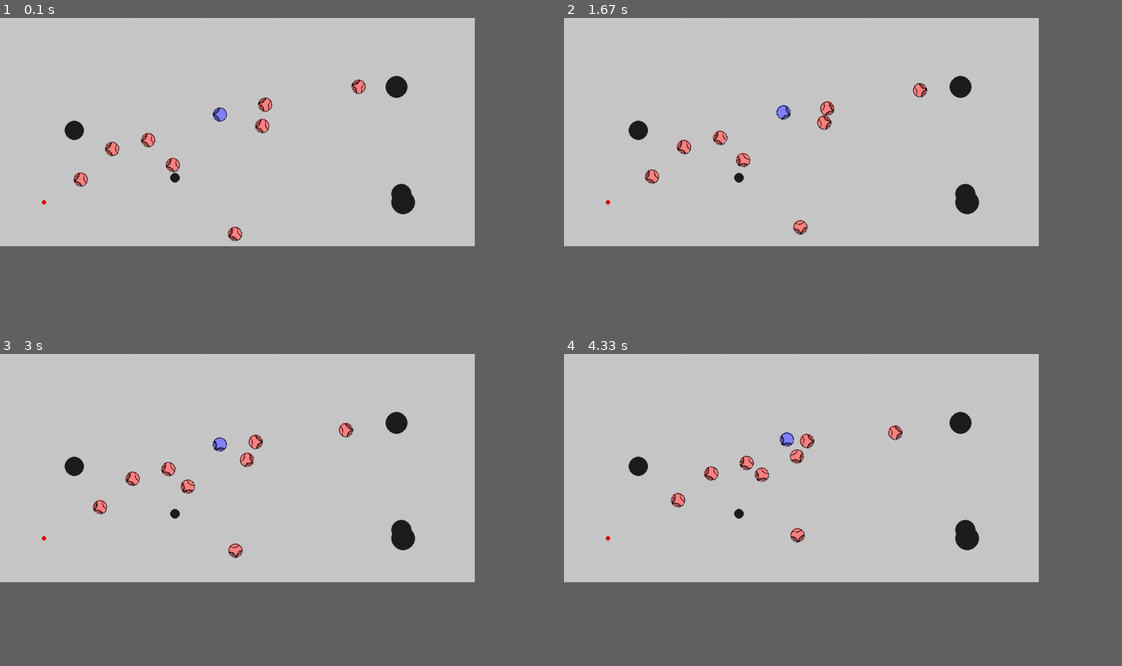
Above: before the commit, frames 1-4 (two rows, left to right).
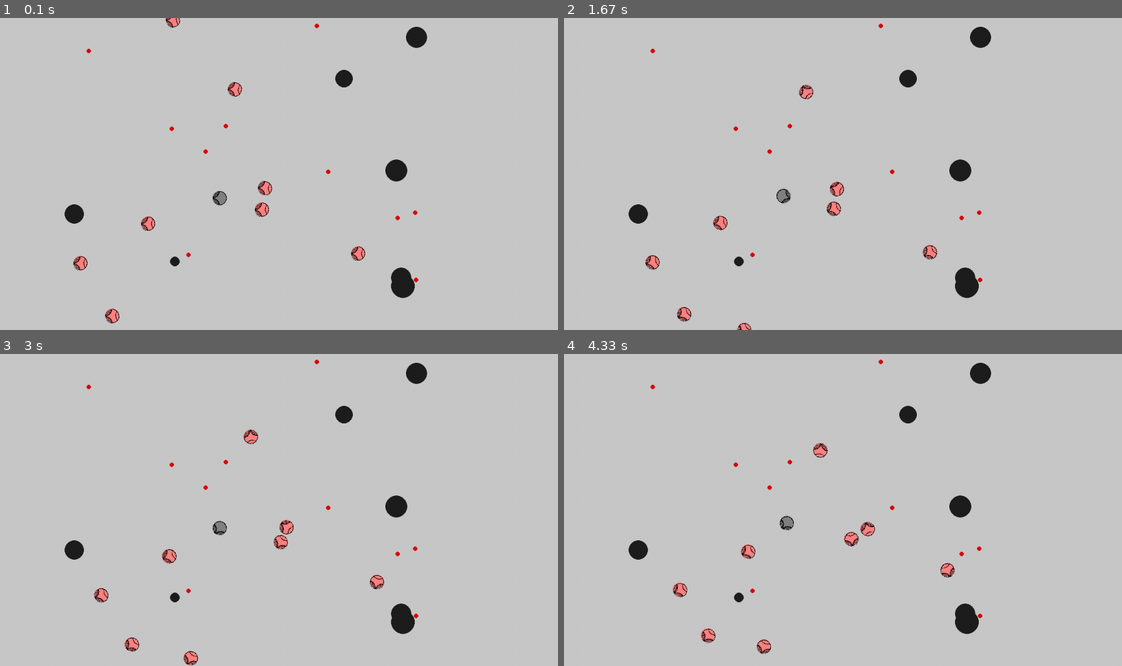
Above: after the commit, the same moments.

Repository: andreaduggento/pygame_Wtmp_01
Game: pygame game, started from main/run.py
Same seed, same stepped clock (60 frames per second), same inputs: the game is played once before the commit and once after it.
Inputs:
- Up to frame 1 (0.1 s): no input
- Up to frame 2 (1.67 s): hold Left 0.33-0.87 s; hold Down 0.9-1.2 s; hold Left 1.23-1.63 s
- Up to frame 3 (3 s): hold Right 2.07-2.7 s; hold Down from 2.73 s (still down)
- Up to frame 4 (4.33 s): release Down at 3.1 s; hold Left 3.13-3.6 s; hold Right 3.63-4.1 s; hold Up from 4.13 s (still down)
In our replay, the window is 759x365 before the commit and 892x499 after it. These sizes can differ from the game's own. Grey fills any space a smaller window leaves; there, only what the larger window draws over its background counts as a difference.

The runs differ from the first frame. In frame 1, 3.7% of the frame differs, in the area x 7-77%, y 0-98%; in frame 2, 3.7%; in frame 3, 3.7%; in frame 4, 3.8%, in the area x 7-77%, y 1-97%.

Commit message:
Defining eating methods

Diff:
--- a/main/entities/Agents.py
+++ b/main/entities/Agents.py
@@ -41,7 +41,15 @@
         return self
 
     def bounch(self,sim):
-        for BOU in sim.entities :
+        for BOU in sim.agents :
+            if id(BOU)!=id(self):
+                distance = np.linalg.norm(BOU.position - self.position) - (BOU.radius + self.radius)
+                if distance < 0 :
+                    angle = self.relative_angle_to(BOU)
+                    diff = (BOU.position - self.position) - (BOU.radius + self.radius)
+                    self.position = self.position + distance*np.array( [ math.cos(angle) ,  math.sin(angle) ])
+                    self.vel      = self.vel - 2 * np.array( [ math.cos(angle)*abs(self.vel[0]) , math.sin( angle )*abs(self.vel[1])  ])
+        for BOU in sim.roundboundaries :
             if id(BOU)!=id(self):
                 distance = np.linalg.norm(BOU.position - self.position) - (BOU.radius + self.radius)
                 if distance < 0 :
@@ -51,18 +59,19 @@
                     self.vel      = self.vel - 2 * np.array( [ math.cos(angle)*abs(self.vel[0]) , math.sin( angle )*abs(self.vel[1])  ])
 
 
-    def checkboundaries(self,sim):
-        for BOU in sim.roundboundaries :
-            distance = np.linalg.norm(BOU.position - self.position) - (BOU.radius + self.radius)
-            if distance < 0 :
-                print("bounching")
-                # updade position
-                angle = self.relative_angle_to(BOU)
-                diff = (BOU.position - self.position) - (BOU.radius + self.radius)
-                print(angle)
-#                self.position = self.position - np.array( [ math.cos(angle)*abs((BOU.position[0] - self.position[0]))   ,  math.sin(angle)*abs(BOU.position[1] - self.position[1]) ])
-                self.position = self.position + distance*np.array( [ math.cos(angle) ,  math.sin(angle) ])
-                self.vel      = self.vel - 2 * np.array( [ math.cos(angle)*abs(self.vel[0]) , math.sin( angle )*abs(self.vel[1])  ])
+
+##     def checkboundaries(self,sim):
+##         for BOU in sim.roundboundaries :
+##             distance = np.linalg.norm(BOU.position - self.position) - (BOU.radius + self.radius)
+##             if distance < 0 :
+##                 print("bounching")
+##                 # updade position
+##                 angle = self.relative_angle_to(BOU)
+##                 diff = (BOU.position - self.position) - (BOU.radius + self.radius)
+##                 print(angle)
+## #                self.position = self.position - np.array( [ math.cos(angle)*abs((BOU.position[0] - self.position[0]))   ,  math.sin(angle)*abs(BOU.position[1] - self.position[1]) ])
+##                 self.position = self.position + distance*np.array( [ math.cos(angle) ,  math.sin(angle) ])
+##                 self.vel      = self.vel - 2 * np.array( [ math.cos(angle)*abs(self.vel[0]) , math.sin( angle )*abs(self.vel[1])  ])
 
 
 class InteractiveAgent(Agent):
--- a/main/entities/Entity.py
+++ b/main/entities/Entity.py
@@ -1,4 +1,5 @@
 from __future__ import annotations
+import math
 import pygame
 import numpy as np
 from main.utils.utils import *
@@ -22,15 +23,55 @@
         self.color = WHITE
         self.radius =0.
 
+    def __del__(self):
+        print("Deleting entity")
+
+
     def get_sizes(self):
         if self.images_loaded:
            return self.image.get_size()
         else:
             return 2*[ self.radius ,self.radius ]
 
+##    def relative_angle_to(self,entity):
+##        diff = entity.position - self.position
+##        return np.arctan2(diff[1] , diff[0])   # always between -pi and pi
+
     def relative_angle_to(self,entity):
         diff = entity.position - self.position
+        if (diff[0]>0.5*self.simulation.world.size[0]):
+            diff[0]=diff[0]-self.simulation.world.size[0]
+        if (diff[0]<-0.5*self.simulation.world.size[0]):
+            diff[0]=diff[0]+self.simulation.world.size[0]
+        if (diff[1]>0.5*self.simulation.world.size[1]):
+            diff[1]=diff[1]-self.simulation.world.size[1]
+        if (diff[1]<-0.5*self.simulation.world.size[1]):
+            diff[1]=diff[1]+self.simulation.world.size[1]
         return np.arctan2(diff[1] , diff[0])   # always between -pi and pi
+
+    def relative_distance_to(self,entity):
+        diff = entity.position - self.position
+        if (diff[0]>0.5*self.simulation.world.size[0]):
+            diff[0]=diff[0]-self.simulation.world.size[0]
+        if (diff[0]<-0.5*self.simulation.world.size[0]):
+            diff[0]=diff[0]+self.simulation.world.size[0]
+        if (diff[1]>0.5*self.simulation.world.size[1]):
+            diff[1]=diff[1]-self.simulation.world.size[1]
+        if (diff[1]<-0.5*self.simulation.world.size[1]):
+            diff[1]=diff[1]+self.simulation.world.size[1]
+        return diff
+
+    def relative_distanceNORM_to(self,entity):
+        diff = entity.position - self.position
+        if (diff[0]>0.5*self.simulation.world.size[0]):
+            diff[0]=diff[0]-self.simulation.world.size[0]
+        if (diff[0]<-0.5*self.simulation.world.size[0]):
+            diff[0]=diff[0]+self.simulation.world.size[0]
+        if (diff[1]>0.5*self.simulation.world.size[1]):
+            diff[1]=diff[1]-self.simulation.world.size[1]
+        if (diff[1]<-0.5*self.simulation.world.size[1]):
+            diff[1]=diff[1]+self.simulation.world.size[1]
+        return diff/ np.linalg.norm(diff)
 
     def draw(self, world):
         pygame.draw.circle(world.screen, self.color , [self.position[0], world.size[1]-self.position[1]] , self.radius)
@@ -44,6 +85,12 @@
         super().__init__(simulation, position, name)
         self.orientation = 0.  # Angle expressed in radiants
 
+    def relative_normcross_to(self,entity):
+        differenceNORM  = self.relative_distanceNORM_to(entity)
+        selforientNORM  = np.array([ math.cos(self.orientation) ,  math.sin( self.orientation ) ])
+        return np.cross(selforientNORM,differenceNORM)    # always between -1 and 1
+
+
     def draw(self, world):
         pygame.draw.circle(world.screen, self.color , [self.position[0], world.size[1]-self.position[1]] , self.radius)
         blitRotateBottomLeftRef(world.screen, self.image, self.position, self.get_sizes() , np.degrees(self.orientation), world.size[0] , world.size[1] )
--- a/main/entities/NemoFish.py
+++ b/main/entities/NemoFish.py
@@ -13,9 +13,28 @@
         self.load_image()
         self.MAX_OMEGA= simulation.DeltaT * 500.
         self.MAX_FORCE=100.
-        self.color = PALEBLUE
+        self.color = (130,130,130)
+        self.energy = 0.
 
     def load_image(self):
         self.image = pygame.image.load("main/images/prototype_A01_32.png")
         self.images_loaded = True
         self.radius = 0.5*self.get_sizes()[0]
+
+    def eatpollen(self,sim):
+        for pollen in sim.pollens :
+            distance = np.linalg.norm(pollen.position - self.position) - (pollen.radius + self.radius)
+            if distance < 0 :
+                self.energy = self.energy + 1.
+                self.updatecolor()
+                sim.remove_entity(pollen)
+
+    def decrease_energy(self,energy):
+            self.energy = self.energy - energy
+
+    def updatecolor(self):
+        self.color = (130,max(0,min(255,130+10*self.energy)),130)
+
+    def update(self,sim):
+        self.eatpollen(sim)
+        super().update(sim)
--- a/main/entities/RoundBoundary.py
+++ b/main/entities/RoundBoundary.py
@@ -4,10 +4,14 @@
 from main.utils.colors import *
 
 
-class RoundBoundary(Entity):
+class Boundary(Entity):
+    def __init__(self, simulation, position, name):
+        super().__init__(simulation, position, name)
+        #self.load_image()
+        self.color  = BLACK
 
+class RoundBoundary(Boundary):
     def __init__(self, simulation, position, radius, name):
         super().__init__(simulation, position, name)
         #self.load_image()
         self.radius = radius
-        self.color  = BLACK
--- a/main/entities/Sharks.py
+++ b/main/entities/Sharks.py
@@ -35,18 +35,18 @@
     def __init__(self, simulation, position, name):
         super().__init__(simulation, position, name)
         self.load_image()
-        self.MAX_OMEGA=10.
+        self.MAX_OMEGA=1.
         self.MAX_FORCE=50.
         self.orientation=0.
         self.speed = 30.
         self.color = PALERED
 
     def update(self,sim):
-        differenceNORM  = (sim.target.position-self.position) / np.linalg.norm(self.position - sim.target.position)
         selforientNORM     = np.array([ math.cos(self.orientation) ,  math.sin( self.orientation ) ])
-        self.omega      = self.MAX_OMEGA * np.cross(selforientNORM,differenceNORM)
+        self.omega      = self.MAX_OMEGA * self.relative_normcross_to(sim.target)
         self.force =  self.MAX_FORCE * selforientNORM
         self.keep_distance(sim)
+        self.bite(sim)
         super().update(sim)
 
     def load_image(self):
@@ -63,6 +63,12 @@
                     differenceNORM  = (other.position-self.position) / np.linalg.norm(self.position - other.position)
                     selforientNORM     = np.array([ math.cos(self.orientation) ,  math.sin( self.orientation ) ])
                     self.omega  += - 0.5 * self.MAX_OMEGA * np.cross(selforientNORM,differenceNORM)
+
+    def bite(self,sim):
+        distance = np.linalg.norm(sim.target.position - self.position) - (sim.target.radius + self.radius)
+        if distance < 0 :
+            sim.target.decrease_energy(1.)
+            sim.target.updatecolor()
 
 #                # updade position
 #                    angle = self.relative_angle_to(other)
--- a/main/run.py
+++ b/main/run.py
@@ -21,7 +21,8 @@
 
     # get the default size
     x, y = screen.get_size()
-    WORLDSIZE=[x-200,y-200]
+    WORLDSIZE=[x-10,y-10]
+    print(WORLDSIZE)
 #    simulation = SimulationFlock(WORLDSIZE)
     simulation = Simulation(WORLDSIZE)
 
--- a/main/world/Simulation.py
+++ b/main/world/Simulation.py
@@ -8,90 +8,90 @@
 from main.entities.Sharks import *
 from main.world.World import World, distance_between
 
-class SimulationFlock:
-
-    SPOT_TIME_STEP = timedelta(seconds=1000.0)
-    DeltaT = 0.01
-    TIME_STEP = timedelta(seconds=DeltaT)
-
-    FRICTION = 1.
-
-    def __init__(self,worldsize):
-        self.size=worldsize
-        self.entities = []
-        self.roundboundaries = []
-        self.agents = []
-        self.interactiveagents = []
-        self.world = World(worldsize)
-        self.create_simulation()
-        self.next_spot_time = datetime.now()
-        self.next_step_time = datetime.now()
-        self.worldtorus = True
-        self.current_step = 1
-        ''' # statistics '''
-#        self.persons_solved = 0
-#        self.spots_solved = 0
-
-    def create_simulation(self):
-        print("create simulation")
-
-        #### ROUNDBOUNDARY
-        for i in range(10,20):
-            self.add_entity(RoundBoundary(self , (random.randint(100, 1000),random.randint(100, 1000)) , random.randint(10,30), "b{}".format(i) ))
-        #### NEMO
-        nemo = NemoFish(self , (500,300) ,"nemo1" )
-        self.add_entity(nemo)
-        self.target = nemo
-        #### SHARKS
-        for i in range(10,20):
-                    shark = Flocker1(self , (300, 50+ i*50) ,"shark{}".format(i) )
-                    self.add_entity(shark)
-
-    def add_entity(self, entity):
-        if entity in self.entities:
-            pass
-        else:
-            self.entities.append(entity)
-        if isinstance(entity,RoundBoundary):
-            if entity in self.roundboundaries:
-                pass
-            else:
-                self.roundboundaries.append(entity)
-                print(entity.name+" added to roundboundaries")
-        if isinstance(entity,Agent):
-            if entity in self.agents:
-                pass
-            else:
-                self.agents.append(entity)
-                print(entity.name+" added to agents")
-        if isinstance(entity,InteractiveAgent):
-            if entity in self.interactiveagents:
-                pass
-            else:
-                self.interactiveagents.append(entity)
-                print(entity.name+" added to interactiveagents")
-
-
-    def remove_entity(self, entity):
-        self.entities.remove(entity)
-
-    def update(self):
-        # steps
-        now = datetime.now()
-        if now >= self.next_step_time:
-            for agent in self.agents:
-                agent.update(self)
-            self.next_step_time = now + self.TIME_STEP
-            self.current_step += 1
-        # draws all world objects
-        self.world.draw(self, self.entities)
-
-    def process_event(self,event):
-            for agent in self.interactiveagents:
-                agent.process_event(event)
-
-
-
+####  class SimulationFlock:
+####
+####      SPOT_TIME_STEP = timedelta(seconds=1000.0)
+####      DeltaT = 0.01
+####      TIME_STEP = timedelta(seconds=DeltaT)
+####
+####      FRICTION = 1.
+####
+####      def __init__(self,worldsize):
+####          self.size=worldsize
+####          self.entities = []
+####          self.roundboundaries = []
+####          self.agents = []
+####          self.interactiveagents = []
+####          self.world = World(worldsize)
+####          self.create_simulation()
+####          self.next_spot_time = datetime.now()
+####          self.next_step_time = datetime.now()
+####          self.worldtorus = True
+####          self.current_step = 1
+####          ''' # statistics '''
+####  #        self.persons_solved = 0
+####  #        self.spots_solved = 0
+####
+####      def create_simulation(self):
+####          print("create simulation")
+####
+####          #### ROUNDBOUNDARY
+####          for i in range(10,20):
+####              self.add_entity(RoundBoundary(self , (random.randint(100, 1000),random.randint(100, 1000)) , random.randint(10,30), "b{}".format(i) ))
+####          #### NEMO
+####          nemo = NemoFish(self , (500,300) ,"nemo1" )
+####          self.add_entity(nemo)
+####          self.target = nemo
+####          #### SHARKS
+####          for i in range(10,20):
+####                      shark = Flocker1(self , (300, 50+ i*50) ,"shark{}".format(i) )
+####                      self.add_entity(shark)
+####
+####      def add_entity(self, entity):
+####          if entity in self.entities:
+####              pass
+####          else:
+####              self.entities.append(entity)
+####          if isinstance(entity,RoundBoundary):
+####              if entity in self.roundboundaries:
+####                  pass
+####              else:
+####                  self.roundboundaries.append(entity)
+####                  print(entity.name+" added to roundboundaries")
+####          if isinstance(entity,Agent):
+####              if entity in self.agents:
+####                  pass
+####              else:
+####                  self.agents.append(entity)
+####                  print(entity.name+" added to agents")
+####          if isinstance(entity,InteractiveAgent):
+####              if entity in self.interactiveagents:
+####                  pass
+####              else:
+####                  self.interactiveagents.append(entity)
+####                  print(entity.name+" added to interactiveagents")
+####
+####
+####      def remove_entity(self, entity):
+####          self.entities.remove(entity)
+####
+####      def update(self):
+####          # steps
+####          now = datetime.now()
+####          if now >= self.next_step_time:
+####              for agent in self.agents:
+####                  agent.update(self)
+####              self.next_step_time = now + self.TIME_STEP
+####              self.current_step += 1
+####          # draws all world objects
+####          self.world.draw(self, self.entities)
+####
+####      def process_event(self,event):
+####              for agent in self.interactiveagents:
+####                  agent.process_event(event)
+####
+####
+####
 
 class Simulation:
 
@@ -104,6 +104,7 @@
     def __init__(self,worldsize):
         self.size=worldsize
         self.entities = []
+        self.pollens = []
         self.roundboundaries = []
         self.agents = []
         self.interactiveagents = []
@@ -121,8 +122,9 @@
         print("create simulation")
 
         #### POLLEN
-        pollen = Pollen(self , (100,100) ,"pollenflake" )
-        self.add_entity(pollen)
+        for i in range(1,18):
+            pollen = Pollen(self ,  (random.randint(100, 1000),random.randint(100, 1000)), "pollenflake{}".format(i) )
+            self.add_entity(pollen)
         #### ROUNDBOUNDARY
         for i in range(10,20):
             self.add_entity(RoundBoundary(self , (random.randint(100, 1000),random.randint(100, 1000)) , random.randint(10,30), "b{}".format(i) ))
@@ -158,10 +160,25 @@
             else:
                 self.interactiveagents.append(entity)
                 print(entity.name+" added to interactiveagents")
+        if isinstance(entity,Pollen):
+            if entity in self.pollens:
+                pass
+            else:
+                self.pollens.append(entity)
+                print(entity.name+" added to pollens")
 
 
     def remove_entity(self, entity):
+        if isinstance(entity,Pollen):
+                self.pollens.remove(entity)
+        if isinstance(entity,InteractiveAgent):
+                self.interactiveagents.remove(entity)
+        if isinstance(entity,Agent):
+                self.agents.remove(entity)
+        if isinstance(entity,RoundBoundary):
+                self.roundboundaries.remove(entity)
         self.entities.remove(entity)
+        del entity
 
     def update(self):
         # steps
--- a/main/world/World.py
+++ b/main/world/World.py
@@ -6,7 +6,17 @@
 def distance_between(a, b):
     return sqrt(((a[0] - b[0]) ** 2 + (a[1] - b[1]) ** 2))
 
+
+
+
 font_name = pygame.font.match_font('arial')
+
+## def toroidal_distance(a,b):
+##     dx = abs(a[0] - b[0]);
+##     dy = abs(a[1] - b[1]);
+##
+##     return std::sqrt(dx*dx + dy*dy);
+## }
 
 
 class World:
Not shown, added: main/.run.py.swp
Not shown, added: main/utils/.colors.py.swp
